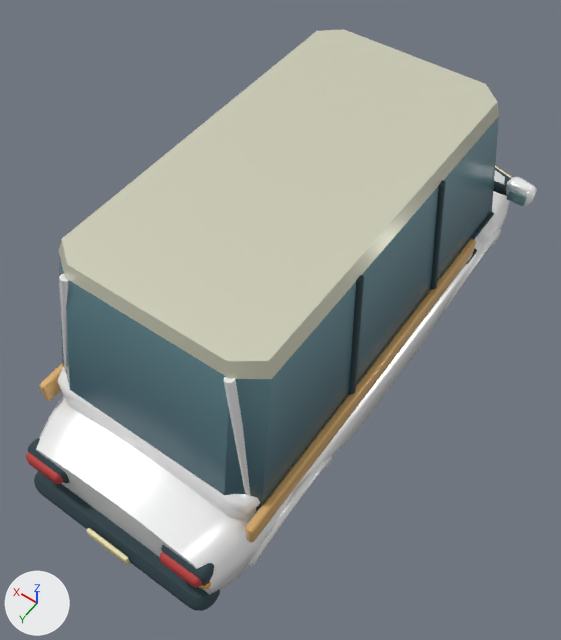
A saved change to the glTF model assets/models/vehicles/post.glb.
Before and after are seen from a 50 mm lens placed at (-1.87, 2.89, 4.84), pointed at (-0.1, 0.41, 0.95). Every picture has the same lights, and +X, +Y and +Z are marked at lower left. The first picture is the older version. Vertices at exactly the same position are counted once.

In view in the first picture: 'BrakeLamps', 'Chassis'.
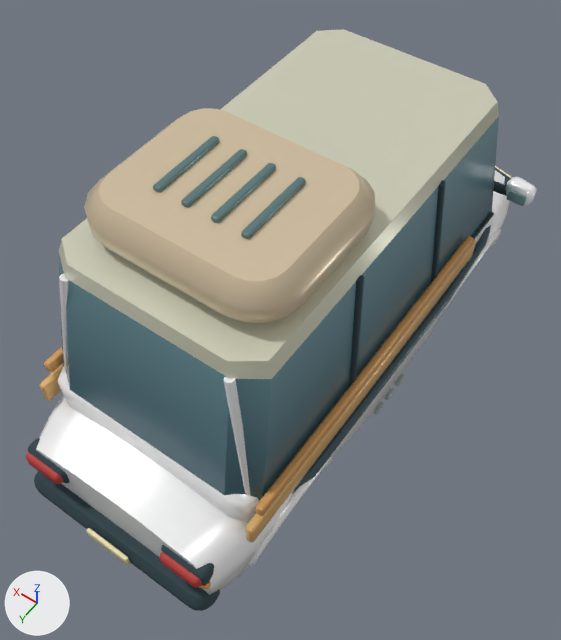
What differs and where, as boxes (x1, y1, x2, y2) in the pictures (561 x 640 px):
part 1 of me_chassis, added
    after: (256, 236, 473, 516)
part 2 of me_chassis, added
    after: (44, 347, 63, 373)
part 3 of me_chassis, added
    after: (374, 402, 384, 414)
part 4 of me_chassis, added
    after: (385, 388, 394, 400)
part 5 of me_chassis, added
    after: (395, 374, 404, 386)
part 6 of me_chassis, added (cyan)
    after: (241, 177, 306, 239)
part 7 of me_chassis, added (cyan)
    after: (211, 163, 276, 223)
part 8 of me_chassis, added (cyan)
    after: (181, 149, 247, 208)
part 9 of me_chassis, added (cyan)
    after: (153, 136, 219, 192)
part 10 of me_chassis, added (beige)
    after: (84, 108, 375, 323)
part 11 of me_chassis, added
    after: (292, 225, 491, 494)
part 12 of me_chassis, edited (looks the same)
    both: (44, 178, 523, 595)

What the commit changed:
me_chassis is used by ob_chassis; location (0.0, 0.0, 0.0).
me_chassis had 2917 vertices, 5630 faces and spanned x -0.99..0.99, y -2.07..2.04, z 0.26..1.96.
me_chassis now has 3931 vertices, 7598 faces and spans x -0.99..0.99, y -2.07..2.04, z 0.26..2.26.
me_chassis part 1: the loose piece of 72 vertices spanning x -0.8..-0.75, y -0.95..1.65, z 0.78..0.94 is copied, and the copy is scaled about its middle by (0.942, 0.926, 0.491), then moved by (-0.01, 0.01, 0.16); it spans x -0.8..-0.76, y -0.84..1.56, z 0.98..1.06.
me_chassis part 2: the loose piece of 72 vertices spanning x 0.75..0.8, y -0.95..1.65, z 0.78..0.94 is copied, and the copy is scaled about its middle by (0.942, 0.926, 0.491), then moved by (0.01, 0.01, 0.16); it spans x 0.76..0.8, y -0.84..1.56, z 0.98..1.06.
me_chassis part 3: the loose piece of 72 vertices spanning x -0.8..-0.76, y -1.03..-0.89, z 0.74..0.78 is copied, and the copy is scaled about its middle by (0.96, 0.646, 0.555), then moved by (-0.02, 1.2, -0.45); it spans x -0.81..-0.78, y 0.19..0.29, z 0.3..0.33.
me_chassis part 4: the loose piece of 72 vertices spanning x -0.8..-0.76, y -1.03..-0.89, z 0.74..0.78 is copied, and the copy is scaled about its middle by (0.96, 0.646, 0.555), then moved by (-0.02, 1.06, -0.45); it spans x -0.81..-0.78, y 0.05..0.15, z 0.3..0.33.
me_chassis part 5: the loose piece of 72 vertices spanning x -0.8..-0.76, y -1.03..-0.89, z 0.74..0.78 is copied, and the copy is scaled about its middle by (0.96, 0.646, 0.555), then moved by (-0.02, 0.92, -0.45); it spans x -0.81..-0.78, y -0.09..0.01, z 0.3..0.33.
me_chassis part 6: the loose piece of 72 vertices spanning x -0.74..0.74, y -1.41..1.61, z 0.75..1.03 is copied, and the copy is scaled about its middle by (0.0221, 0.161, 0.125), then moved by (-0.27, 0.6, 1.36), in mat_metal; it spans x -0.29..-0.25, y 0.46..0.94, z 2.23..2.26.
me_chassis part 7: the loose piece of 72 vertices spanning x -0.74..0.74, y -1.41..1.61, z 0.75..1.03 is copied, and the copy is scaled about its middle by (0.0221, 0.161, 0.125), then moved by (-0.09, 0.6, 1.36), in mat_metal; it spans x -0.11..-0.07, y 0.46..0.94, z 2.23..2.26.
me_chassis part 8: the loose piece of 72 vertices spanning x -0.74..0.74, y -1.41..1.61, z 0.75..1.03 is copied, and the copy is scaled about its middle by (0.0221, 0.161, 0.125), then moved by (0.09, 0.6, 1.36), in mat_metal; it spans x 0.07..0.11, y 0.46..0.94, z 2.23..2.26.
me_chassis part 9: the loose piece of 72 vertices spanning x -0.74..0.74, y -1.41..1.61, z 0.75..1.03 is copied, and the copy is scaled about its middle by (0.0221, 0.161, 0.125), then moved by (0.27, 0.6, 1.36), in mat_metal; it spans x 0.25..0.29, y 0.46..0.94, z 2.23..2.26.
me_chassis part 10: a new loose piece of 80 vertices spanning x -0.63..0.63, y 0.16..1.24, z 1.96..2.23, in mat_paint.
me_chassis part 11: a new loose piece of 35 vertices spanning x -0.83..-0.62, y -1.63..1.61, z 0.63..0.77, in mat_metal.
me_chassis part 12: 2413 kept faces spanning x -0.95..0.95, y -2.06..2.04, z 0.29..1.96 get new vertex colours.
Other edits to the shape of me_chassis do not show in these pictures.
